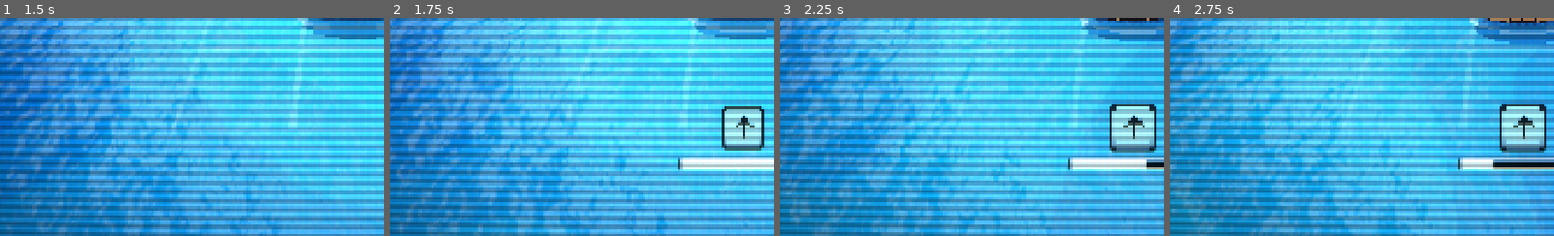
Above: before the commit, frames 1-4 (left to right).
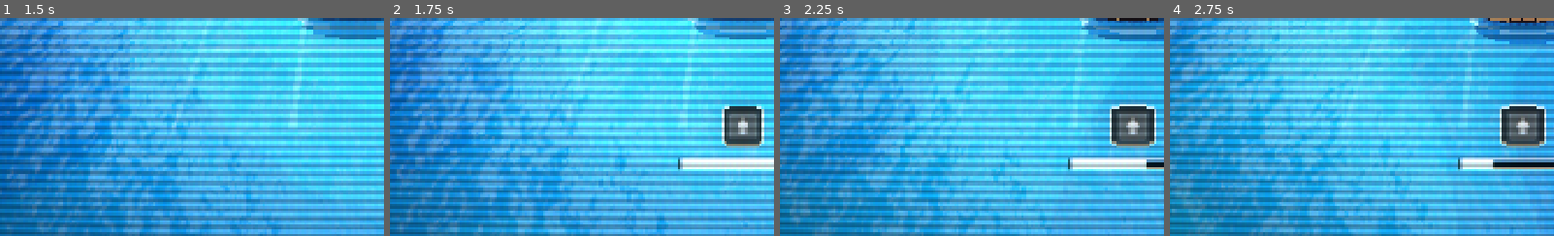
Above: after the commit, the same moments.

Repository: xNeku/FIshin
Game: Godot game, scene res://scenes/main.tscn
Same seed, same stepped clock (60 frames per second), same inputs: the game is played once before the commit and once after it.
Inputs (mouse positions are % of the whole screen's width and height, from its top left):
- Up to frame 1 (1.5 s): tap Enter at 0.5 s; move the mouse to (72, 45) at 0.52 s; hold W (mover_arriba) 0.53-1.28 s; hold E (interactuar) 0.53-1.28 s; click (72, 45) at 0.67 s; move the mouse to (30, 55) at 1.27 s; hold S (mover_abajo) from 1.28 s (still down); tap Q (cambiar_modo) at 1.35 s; click (30, 55) at 1.42 s
- Up to frame 2 (1.75 s): keep holding S (mover_abajo); tap E (interactuar) at 1.55 s
- Up to frame 3 (2.25 s): move the mouse to (60, 28) at 2.02 s; release S (mover_abajo) at 2.03 s; hold W (mover_arriba) from 2.03 s (still down); hold E (interactuar) from 2.03 s (still down); click (60, 28) at 2.17 s
- Up to frame 4 (2.75 s): keep holding W (mover_arriba); keep holding E (interactuar)
The pictures show only the part of the screen within x 4-54%, y 48-98%; the shares and areas given below are measured in that part.

Frame 1 is identical in both runs. In frame 2, 2.2% of the frame differs, in the area x 86-98%, y 39-61%; in frame 3, 2.7%, in the area x 85-98%, y 38-62%; in frame 4, 2.7%.

Commit message:
Teclas y botones del pack libre de Xelu (CC0), pixelados con contorno blanco; una sola caja de acciones abajo a la derecha que alterna cada 2 s si hay varias (la Q siempre en el donut)
Co-Authored-By: Claude Opus 5.5 <noreply@anthropic.com>
Claude-Session: https://claude.ai/code/session_019rcxv2gkMTX1eHoDeqRmkz

Diff:
--- a/scenes/ui/hud.tscn
+++ b/scenes/ui/hud.tscn
@@ -5,7 +5,6 @@
 [ext_resource type="PackedScene" path="res://scenes/ui/popup_texto.tscn" id="3_popup"]
 [ext_resource type="PackedScene" path="res://scenes/ui/popup_icono.tscn" id="3_popup_x"]
 [ext_resource type="Texture2D" path="res://art/ui/teclas/teclado_pesca_1.png" id="4_tecla"]
-[ext_resource type="Texture2D" path="res://art/ui/teclas/teclado_interactuar.png" id="5_tecla_e"]
 [ext_resource type="Texture2D" path="res://art/ui/teclas/teclado_cambiar_modo.png" id="6_tecla_q"]
 
 [sub_resource type="ShaderMaterial" id="mat_efecto"]
@@ -166,64 +165,37 @@
 grow_vertical = 2
 mouse_filter = 2
 
-[node name="Aviso" type="PanelContainer" parent="."]
-anchors_preset = 7
-anchor_left = 0.5
+[node name="Accion" type="PanelContainer" parent="."]
+anchors_preset = 3
+anchor_left = 1.0
 anchor_top = 1.0
-anchor_right = 0.5
-anchor_bottom = 1.0
-offset_top = -260.0
-offset_bottom = -260.0
-grow_horizontal = 2
+anchor_right = 1.0
+anchor_bottom = 1.0
+offset_left = -24.0
+offset_top = -24.0
+offset_right = -24.0
+offset_bottom = -24.0
+grow_horizontal = 0
 grow_vertical = 0
 mouse_filter = 2
 
-[node name="Fila" type="HBoxContainer" parent="Aviso"]
-layout_mode = 2
-mouse_filter = 2
-theme_override_constants/separation = 20
-
-[node name="Icono" type="TextureRect" parent="Aviso/Fila"]
-texture_filter = 1
-custom_minimum_size = Vector2(64, 68)
-layout_mode = 2
-mouse_filter = 2
-texture = ExtResource("5_tecla_e")
-expand_mode = 1
-stretch_mode = 5
-
-[node name="Texto" type="Label" parent="Aviso/Fila"]
-layout_mode = 2
-text = "Hablar con el comerciante"
-
-[node name="AyudaModo" type="PanelContainer" parent="."]
-anchors_preset = 2
-anchor_top = 1.0
-anchor_bottom = 1.0
-offset_left = 24.0
-offset_top = -24.0
-offset_right = 24.0
-offset_bottom = -24.0
-grow_vertical = 0
-mouse_filter = 2
-
-[node name="Fila" type="HBoxContainer" parent="AyudaModo"]
+[node name="Fila" type="HBoxContainer" parent="Accion"]
 layout_mode = 2
 mouse_filter = 2
 theme_override_constants/separation = 16
 
-[node name="Icono" type="TextureRect" parent="AyudaModo/Fila"]
-texture_filter = 1
-custom_minimum_size = Vector2(48, 51)
-layout_mode = 2
+[node name="Icono" type="TextureRect" parent="Accion/Fila"]
+texture_filter = 1
+custom_minimum_size = Vector2(72, 72)
+layout_mode = 2
+size_flags_vertical = 4
 mouse_filter = 2
 texture = ExtResource("6_tecla_q")
 expand_mode = 1
 stretch_mode = 5
 
-[node name="Texto" type="Label" parent="AyudaModo/Fila"]
-layout_mode = 2
-theme_type_variation = &"Pequeno"
+[node name="Texto" type="Label" parent="Accion/Fila"]
+layout_mode = 2
 text = "Bajar a tierra"
 
 [node name="Resultado" type="PanelContainer" parent="."]
--- a/scripts/jugador/jugador.gd
+++ b/scripts/jugador/jugador.gd
@@ -140,19 +140,26 @@
 
 
 ## Texto de ayuda para el HUD.
-func ayuda() -> String:
+## Acciones que se pueden hacer ahora, como "[Q] Texto" (el HUD las enseña y alterna).
+func acciones() -> Array[String]:
+	var lista: Array[String] = []
 	if andando:
 		if cercano:
 			if cercano.accion == Interactuable.Accion.VENTA:
 				var n: int = comercio.peces_para_vender()
-				return "[E] Vender todo (%d peces)" % n if n > 0 else "Lonja: no llevas nada que vender"
-			if Juego.cubo_en_mano and cercano.compra_peces:
-				return "[E] Vender el cubo (%d peces)" % Juego.cubo_capturas.size()
-			return "[E] " + cercano.texto_accion
-		if Juego.cubo_en_mano:
-			return "Lleva el cubo a un comerciante"
-		return "[Q] Volver a pescar" if en_barca() else ""
-	return "[Q] Bajar a tierra" if puede_bajar() else ""
+				lista.append("[E] Vender todo (%d peces)" % n if n > 0 else "Lonja: no llevas nada que vender")
+			elif Juego.cubo_en_mano and cercano.compra_peces:
+				lista.append("[E] Vender el cubo (%d peces)" % Juego.cubo_capturas.size())
+			else:
+				lista.append("[E] " + cercano.texto_accion)
+		elif Juego.cubo_en_mano:
+			lista.append("Lleva el cubo a un comerciante")
+		if en_barca() and not Juego.cubo_en_mano:
+			lista.append("[Q] Volver a pescar")
+	elif mundo.celdas_pisables().size() > 1:
+		# En el donut siempre se ve la Q en cuanto hay tierra a la que bajar.
+		lista.append("[Q] Bajar a tierra")
+	return lista
 
 
 func _process(delta: float) -> void:
--- a/scripts/ui/hud.gd
+++ b/scripts/ui/hud.gd
@@ -21,6 +21,8 @@
 @export_dir var carpeta_teclas: String = "res://art/ui/teclas"
 ## Dibujos para un mando que no se reconoce por su nombre.
 @export_enum("ps", "xbox") var mando_por_defecto: String = "ps"
+## Con varias acciones posibles a la vez, cada cuánto cambia la caja de abajo a la derecha (segundos).
+@export var cambio_acciones: float = 2.0
 ## Al machacar, cada cuánto se aprieta sola la tecla dibujada (segundos).
 @export var ritmo_machacar: float = 0.12
 ## Cuánto salta de sitio el botón al tope de intensidad (píxeles).
@@ -64,8 +66,7 @@
 @onready var icono: TextureRect = $Resultado/Margen/Fila/Icono
 @onready var nombre: Label = $Resultado/Margen/Fila/Textos/Nombre
 @onready var detalle: Label = $Resultado/Margen/Fila/Textos/Detalle
-@onready var aviso: PanelContainer = $Aviso
-@onready var ayuda_modo: PanelContainer = $AyudaModo
+@onready var caja_accion: PanelContainer = $Accion
 
 var _rublos_mostrados: float = 0.0
 var _intensidad_objetivo: float = 0.0
@@ -78,6 +79,8 @@
 var _iconos: Dictionary = {}
 var _accion_machacar: StringName = &""
 var _t_machacar: float = 0.0
+var _acciones: Array[String] = []
+var _t_accion: float = 0.0
 
 
 func _ready() -> void:
@@ -119,14 +122,7 @@
 	cebo.visible = not Juego.cebo.is_empty()
 	if cebo.visible:
 		cebo.text = "Cebo: %d pescas" % int(Juego.cebo.pescas)
-	aviso.visible = barco != null and barco.puede_hablar() and not (celebracion and celebracion.celebrando) \
-		and not (pesca and pesca.en_curso())
-	if aviso.visible:
-		_pista(aviso, "[E] Hablar con el comerciante")
-	var texto_modo: String = jugador.ayuda() if jugador else ""
-	ayuda_modo.visible = texto_modo != ""
-	if ayuda_modo.visible:
-		_pista(ayuda_modo, texto_modo)
+	_mostrar_acciones(dt)
 	# Machacando, la tecla dibujada se aprieta sola para que se vea qué hay que hacer.
 	if _accion_machacar != &"":
 		_t_machacar += dt
@@ -189,11 +185,6 @@
 func _pintar_tecla(tecla: TextureRect, accion: StringName) -> void:
 	tecla.texture = _icono(accion)
 	tecla.set_meta("accion", accion)
-	# En teclado las teclas son blancas: se tiñen (números / flechas). Los botones del mando ya traen color.
-	if _dispositivo != "teclado":
-		tecla.self_modulate = Color.WHITE
-	else:
-		tecla.self_modulate = (color_flechas if accion in Pesca.FLECHAS else color_numeros).lerp(Color.WHITE, 0.55)
 
 
 ## Icono dibujado de una acción para el último dispositivo usado (teclado o mando).
@@ -214,6 +205,23 @@
 		if nombre.contains(clave):
 			return "ps"
 	return mando_por_defecto
+
+
+## Caja de abajo a la derecha: lo que se puede hacer ahora. Si hay varias cosas, van alternando.
+func _mostrar_acciones(dt: float) -> void:
+	var lista: Array[String] = jugador.acciones() if jugador else []
+	if barco and barco.puede_hablar() and not (celebracion and celebracion.celebrando) and not (pesca and pesca.en_curso()):
+		lista.push_front("[E] Hablar con el comerciante")
+	caja_accion.visible = not lista.is_empty()
+	if lista.is_empty():
+		_t_accion = 0.0
+		return
+	if lista != _acciones:
+		_acciones = lista
+		_t_accion = 0.0
+	_t_accion += dt
+	var i: int = int(_t_accion / maxf(0.1, cambio_acciones)) % lista.size()
+	_pista(caja_accion, lista[i])
 
 
 ## Pista "[E] Texto": la letra entre corchetes se cambia por el dibujo de su tecla.
Not shown, added: art/ui/teclas/CREDITOS.txt
Binary file changed: art/ui/teclas/ps_cambiar_modo.png
Not shown, changed: art/ui/teclas/ps_cambiar_modo.png.import
Binary file changed: art/ui/teclas/ps_cambiar_modo_pulsada.png
Not shown, changed: art/ui/teclas/ps_cambiar_modo_pulsada.png.import
Binary file changed: art/ui/teclas/ps_interactuar.png
Not shown, changed: art/ui/teclas/ps_interactuar.png.import
Binary file changed: art/ui/teclas/ps_interactuar_pulsada.png
Not shown, changed: art/ui/teclas/ps_interactuar_pulsada.png.import
Binary file changed: art/ui/teclas/ps_menu.png
Not shown, changed: art/ui/teclas/ps_menu.png.import
Binary file changed: art/ui/teclas/ps_menu_pulsada.png
(and 122 more such lines)
